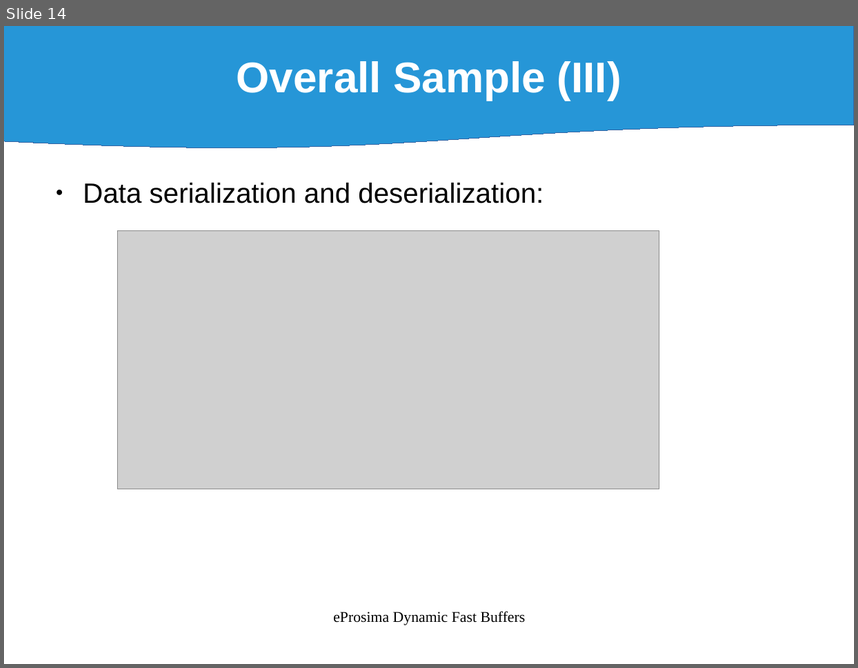
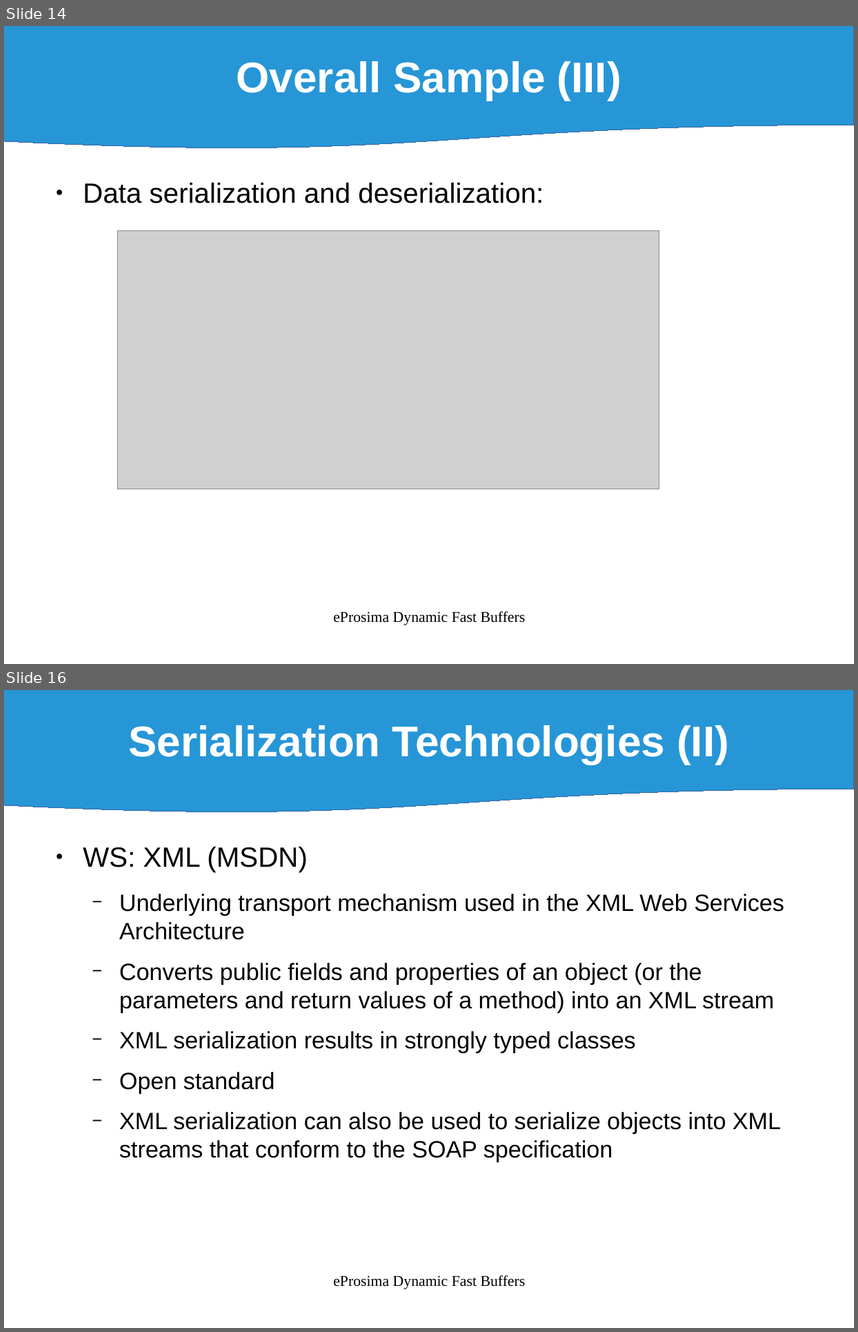
Before and after one commit to eProsima/Dynamic-Fast-Buffers, a slide deck: doc/DynamicFastBuffers_v0.1.odp. Shown one above the other, each under a label of ours: slide 14 before the commit, slides 14 and 16 after it; the slides between them are not shown. The pictures are 858x668 and 858x1332 pixels, drawn with LibreOffice and Linux fonts; fonts in the diff are those of the drawing; grey boxes stand for pictures. Boxes give left, top, right and bottom in pixels: in the first picture for what was removed or moved away, otherwise in the second. Text is boxed around its words. In the diff, an @@ line names an element or a change of style, - is before the commit and + after.

```diff
--- a/doc/DynamicFastBuffers_v0.1.odp
+++ b/doc/DynamicFastBuffers_v0.1.odp
@@ slide 16 added at (x1=4, y1=690, x2=854, y2=1328), background #FFFFFF @@
@@ flow chart document added at (x1=4, y1=690, x2=854, y2=814), fill #0084D1 at 85% opacity, outline #3465A4 0 pt, 40 pt, text #FFFFFF, bold @@
+Serialization Technologies (II)
@@ text added at (x1=83, y1=846, x2=784, y2=1162), 22 pt, text #000000 @@
+● WS: XML (MSDN)
+  − Underlying transport mechanism used in the XML Web Services Architecture
+  − Converts public fields and properties of an object (or the parameters and return values of a method) into an XML stream
+  − XML serialization results in strongly typed classes
+  − Open standard
+  − XML serialization can also be used to serialize objects into XML streams that conform to the SOAP specification
@@ text added at (x1=333, y1=1274, x2=526, y2=1289), 14 pt, text #000000 @@
+eProsima Dynamic Fast Buffers
```
Also in this commit, not shown: 4 slides changed, 20 other slides added, 8 other files.
